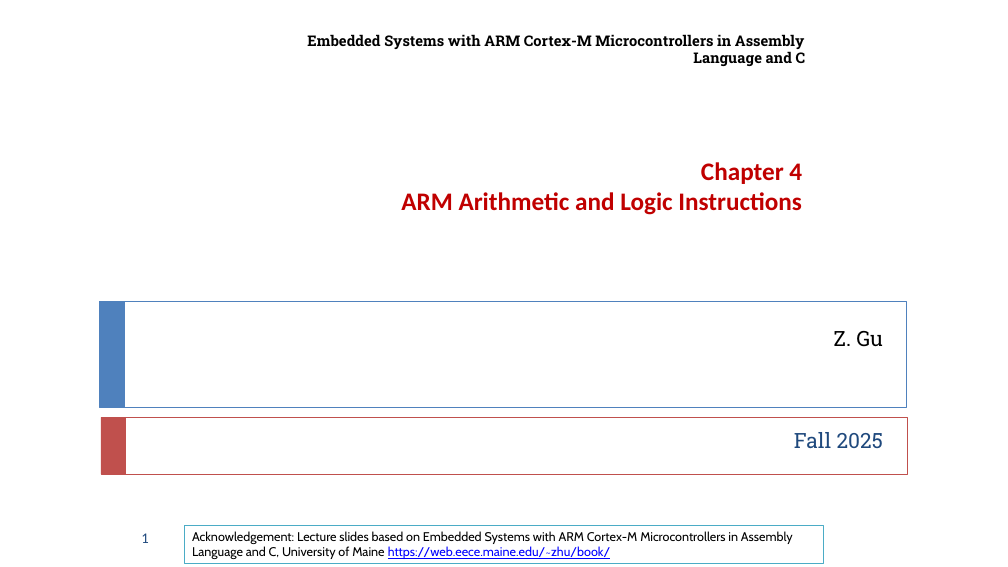
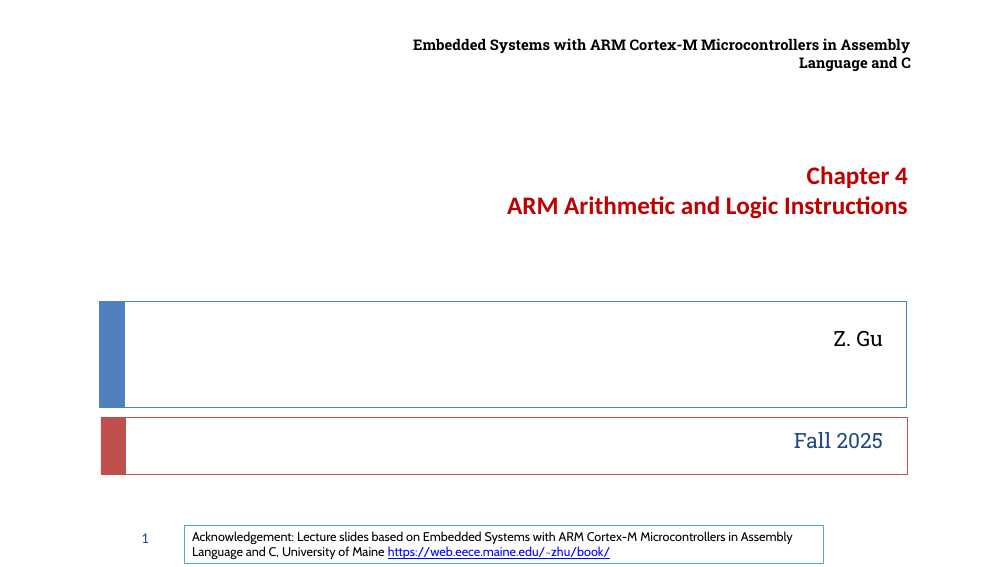
Before and after one commit to guhofstra/CSC111Fa25, a slide deck: slide 1 of PPTs/Ch4_ARM_Arithmetic_Logic.pptx. Drawn at 1008x567 pixels with LibreOffice and Linux fonts; fonts in the diff are those of the drawing. Boxes give left, top, right and bottom in pixels: in the first picture for what was removed or moved away, otherwise in the second. Text is boxed around its words. In the diff, an @@ line names an element or a change of style, - is before the commit and + after.

```diff
--- a/PPTs/Ch4_ARM_Arithmetic_Logic.pptx
+++ b/PPTs/Ch4_ARM_Arithmetic_Logic.pptx
@@ text "Embedded Systems with ARM Cortex-M ..." moved from (x1=307, y1=34, x2=806, y2=66) to (x1=413, y1=38, x2=911, y2=71) @@
@@ text "Chapter 4" moved from (x1=401, y1=162, x2=802, y2=215) to (x1=507, y1=166, x2=908, y2=219) @@
```
Also in this commit, not shown: 5 other slides changed, 6 other files.
